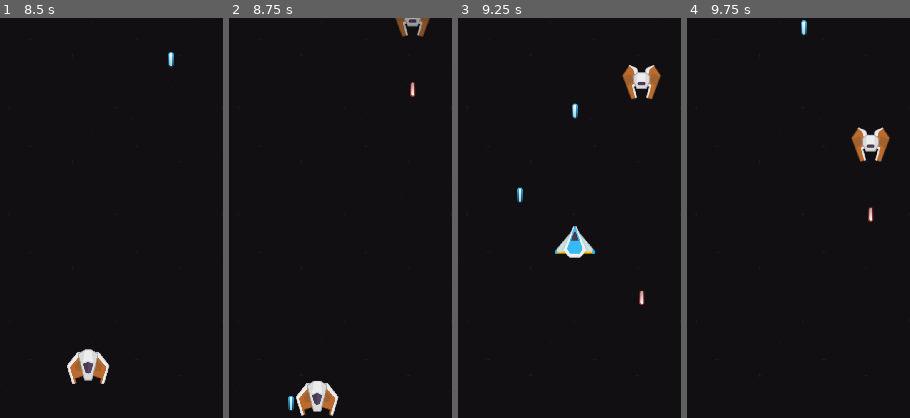
Above: before the commit, frames 1-4 (left to right).
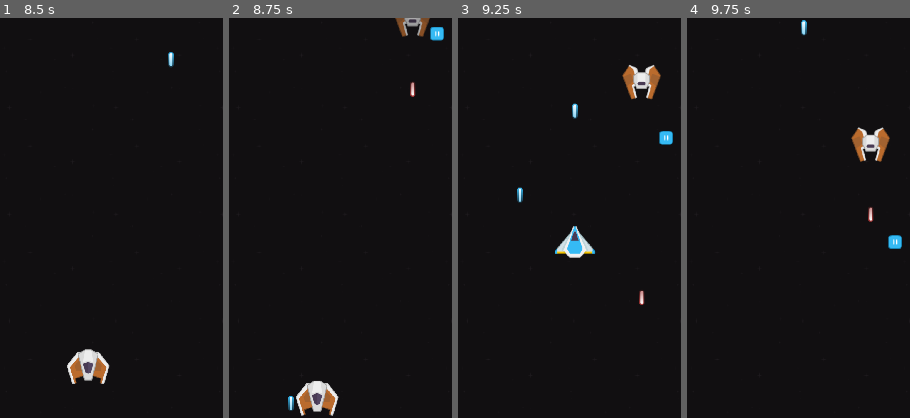
Above: after the commit, the same moments.

Repository: sakkaku-dev/space-shooter
Game: Godot game, scene res://scenes/Game.tscn
Same seed, same stepped clock (60 frames per second), same inputs: the game is played once before the commit and once after it.
Inputs (mouse positions are % of the whole screen's width and height, from its top left):
- Up to frame 1 (8.5 s): click "Start" at 0.5 s; tap Enter at 1.25 s; move the mouse to (72, 45) at 1.27 s; hold Right (ui_right) 1.28-2 s; click (72, 45) at 1.42 s; drag from (30, 55) to (72, 45) at 2.02 s; move the mouse to (60, 28) at 2.77 s; hold Right (ui_right) 2.78-3.5 s; drag from (45, 70) to (60, 28) at 3.52 s; move the mouse to (81, 65) at 4.27 s; hold Left (ui_left) 4.28-5 s; drag from (20, 35) to (44, 91) at 5.02 s; move the mouse to (55, 50) at 5.77 s; hold Left (ui_left) 5.78-6.5 s; click (55, 50) at 5.92 s; drag from (35, 25) to (54, 13) at 6.52 s; move the mouse to (72, 45) at 7.27 s; hold Up (ui_up) 7.28-8 s; drag from (30, 55) to (52, 73) at 8.02 s
- Up to frame 2 (8.75 s): no input
- Up to frame 3 (9.25 s): move the mouse to (60, 28) at 8.77 s; hold Left (ui_left) from 8.78 s (still down)
- Up to frame 4 (9.75 s): release Left (ui_left) at 9.5 s; drag from (45, 70) to (56, 96) at 9.52 s
The pictures show only the part of the screen within x 34-84%, y 0-50%; the shares and areas given below are measured in that part.

Frame 1 is identical in both runs. In frame 2, 0.2% of the frame differs, in the area x 90-97%, y 2-6%; in frame 3, 0.2%; in frame 4, 0.2%, in the area x 90-97%, y 54-58%.

Commit message:
Change powerup spawn ratios

Diff:
--- a/scenes/Game.tscn
+++ b/scenes/Game.tscn
@@ -32,7 +32,7 @@
 one_shot = true
 
 [node name="PowerupDelay" type="Timer" parent="."]
-wait_time = 10.0
+wait_time = 8.0
 one_shot = true
 
 [node name="WaitClear" type="Timer" parent="."]
@@ -53,7 +53,7 @@
 [node name="PowerUpSpawner" parent="SpawnerRandom" instance=ExtResource( 5 )]
 scene = [ ExtResource( 16 ), ExtResource( 15 ), ExtResource( 4 ), ExtResource( 17 ), ExtResource( 18 ), ExtResource( 13 ) ]
 spawn_delay = 5.0
-scene_spawn_rate = [ 0.05, 0.2, 0.2, 0.1, 0.1 ]
+scene_spawn_rate = [ 0.05, 0.2, 0.2, 0.15, 0.2, 0.2 ]
 
 [node name="Background" type="CanvasLayer" parent="."]
 layer = -1
